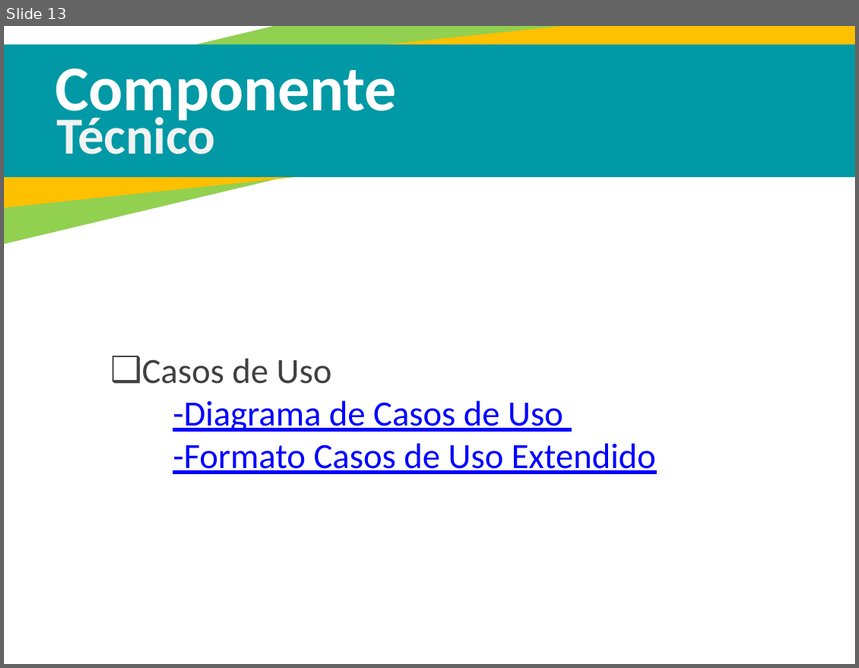
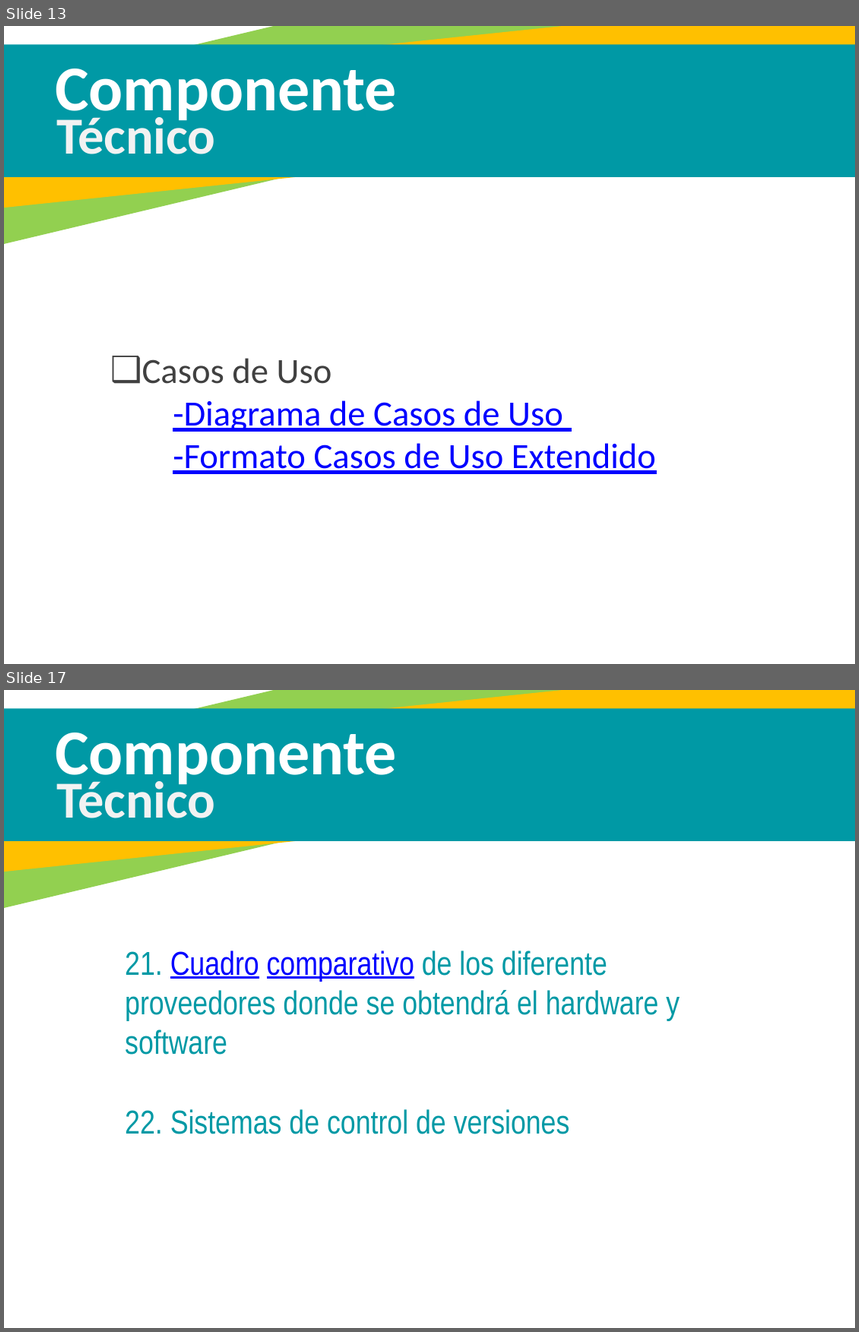
Before and after one commit to JorgeCanchon/Klimatizar-, a slide deck: Sistematización inventario KLIMATIZAR COLOMBIA SAS.pptx. Shown one above the other, each under a label of ours: slide 13 before the commit, slides 13 and 17 after it; the slides between them are not shown. The pictures are 859x668 and 859x1332 pixels, drawn with LibreOffice and Linux fonts; fonts in the diff are those of the drawing. Boxes give left, top, right and bottom in pixels: in the first picture for what was removed or moved away, otherwise in the second. Text is boxed around its words. In the diff, an @@ line names an element or a change of style, - is before the commit and + after.

```diff
--- a/Sistematización inventario KLIMATIZAR COLOMBIA SAS.pptx
+++ b/Sistematización inventario KLIMATIZAR COLOMBIA SAS.pptx
@@ slide 17 added at <box>4,690,855,1328</box>, background #FFFFFF; not listed: 3 template elements that a slide beside it also shows @@
@@ text added at <box>55,733,397,789</box>, 54 pt, text #FFFFFF, bold @@
+Componente
@@ text added at <box>56,774,215,818</box>, 44 pt, text #F2F2F2, bold @@
+Técnico
@@ text added at <box>125,951,680,1135</box>, 28 pt, text #0099A5 @@
+21. Cuadro comparativo de los diferente proveedores donde se obtendrá el hardware y software
+22. Sistemas de control de versiones
```
Also in this commit, not shown: 8 slides changed, 2 other slides added, 9 other files.
